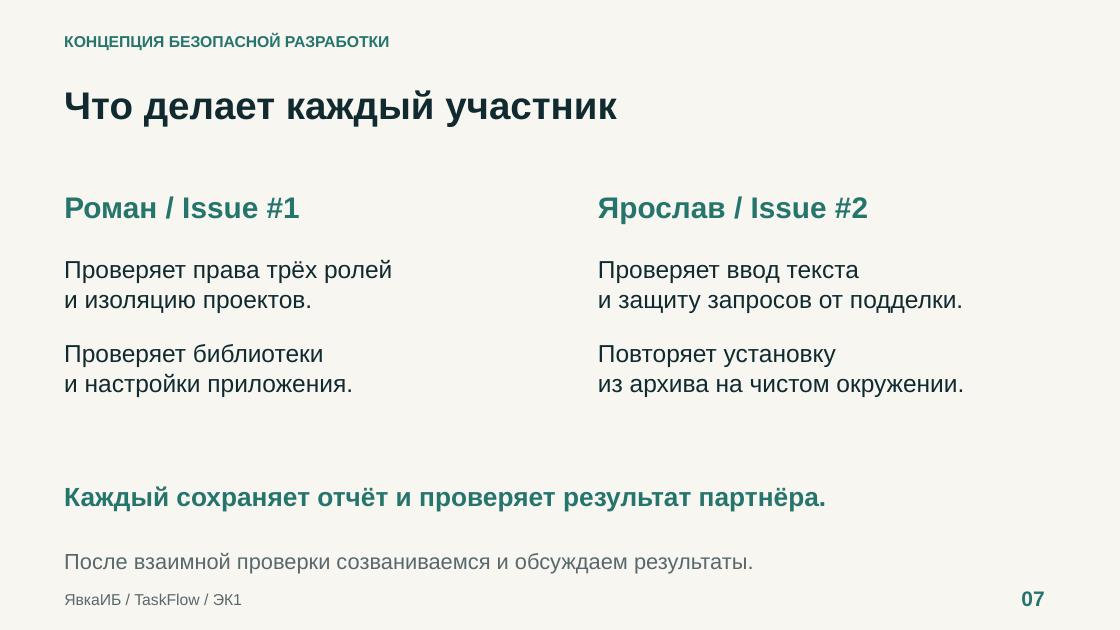
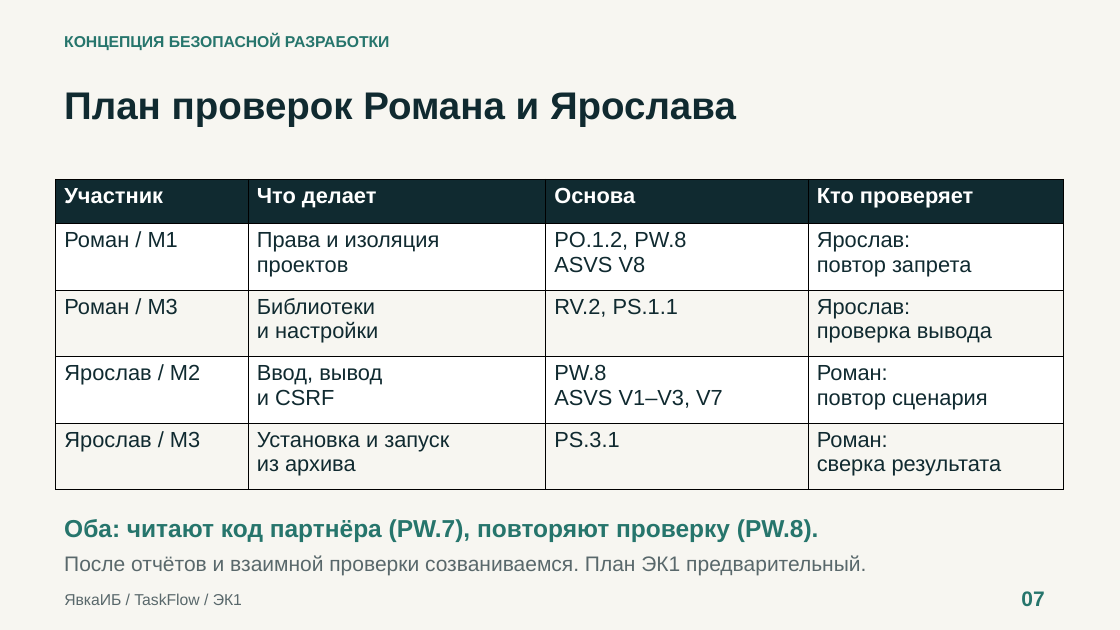
Before and after one commit to rbeketov/rbpo-yavkaib, a slide deck: slide 7 of presentation/taskflow-ek1.pptx. Drawn at 1120x630 pixels with LibreOffice and Linux fonts; fonts in the diff are those of the drawing. Boxes give left, top, right and bottom in pixels: in the first picture for what was removed or moved away, otherwise in the second. Text is boxed around its words. In the diff, an @@ line names an element or a change of style, - is before the commit and + after.

Commit message:
Restore detailed EK1 slides and map participant plans to SSDF and ASVS

```diff
--- a/presentation/taskflow-ek1.pptx
+++ b/presentation/taskflow-ek1.pptx
@@ text at (64,92,736,127): text changed @@
-Что делает каждый участник
+План проверок Романа и Ярослава
@@ table added at (56,180,1064,491), 5 rows, 4 columns @@
+Участник | Что делает | Основа | Кто проверяет
+Роман / М1 | Права и изоляция / проектов | PO.1.2, PW.8 / ASVS V8 | Ярослав: / повтор запрета
+Роман / М3 | Библиотеки / и настройки | RV.2, PS.1.1 | Ярослав: / проверка вывода
+Ярослав / М2 | Ввод, вывод / и CSRF | PW.8 / ASVS V1–V3, V7 | Роман: / повтор сценария
+Ярослав / М3 | Установка и запуск / из архива | PS.3.1 | Роман: / сверка результата
@@ text removed at (64,197,300,219) @@
-Роман / Issue #1
@@ text removed at (598,197,868,224) @@
-Ярослав / Issue #2
@@ text removed at (64,259,392,397) @@
-Проверяет права трёх ролей
-и изоляцию проектов.
-Проверяет библиотеки
-и настройки приложения.
@@ text removed at (598,261,964,397) @@
-Проверяет ввод текста
-и защиту запросов от подделки.
-Повторяет установку
-из архива на чистом окружении.
@@ text removed at (64,486,827,512) @@
-Каждый сохраняет отчёт и проверяет результат партнёра.
@@ text added at (64,519,819,542), 21 pt, text #26756C, bold @@
+Оба: читают код партнёра (PW.7), повторяют проверку (PW.8).
@@ text at (64,555,866,575): text changed; size 18.8 to 18 pt @@
-После взаимной проверки созваниваемся и обсуждаем результаты.
+После отчётов и взаимной проверки созваниваемся. План ЭК1 предварительный.
```
Also in this commit, not shown: 6 other slides changed, 2 slides added, 2 slides removed, 4 other files.
